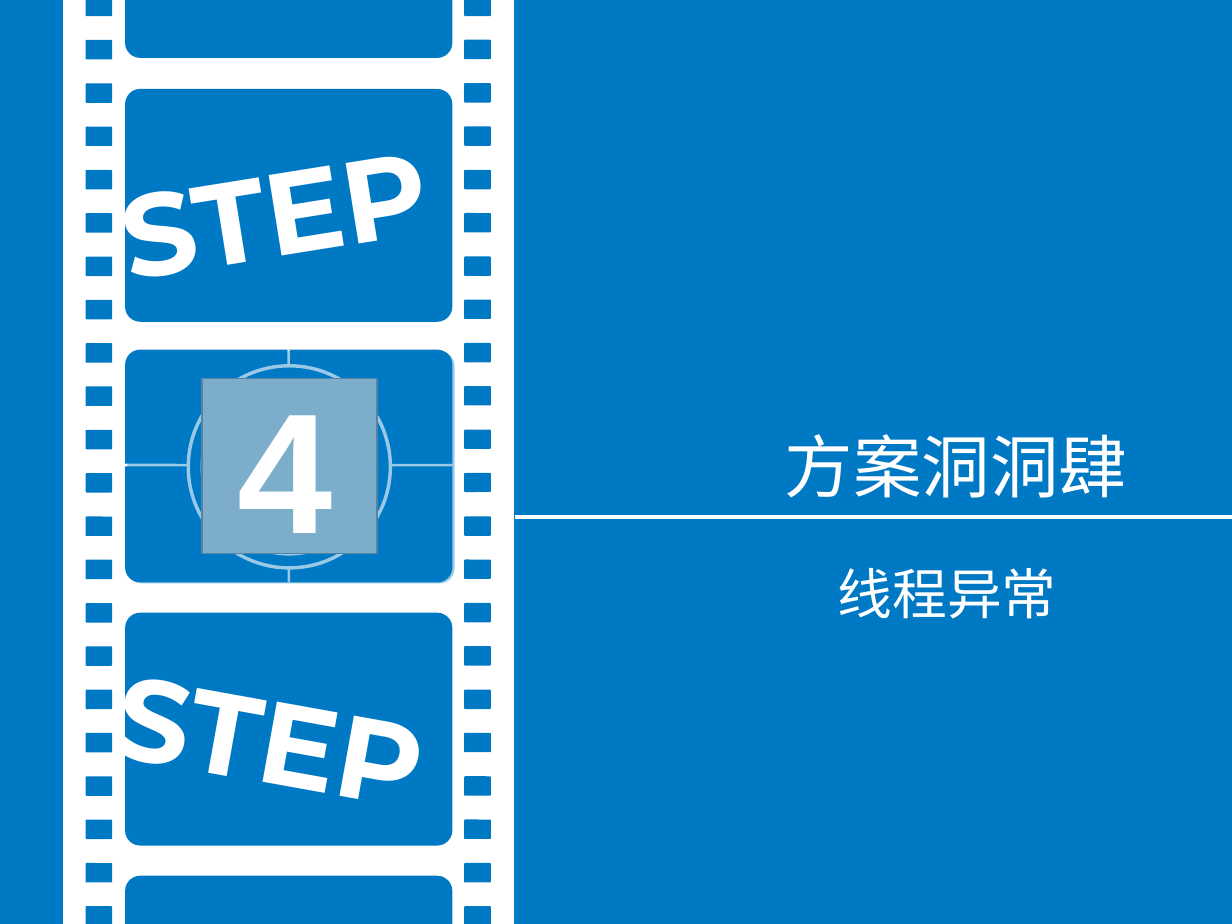
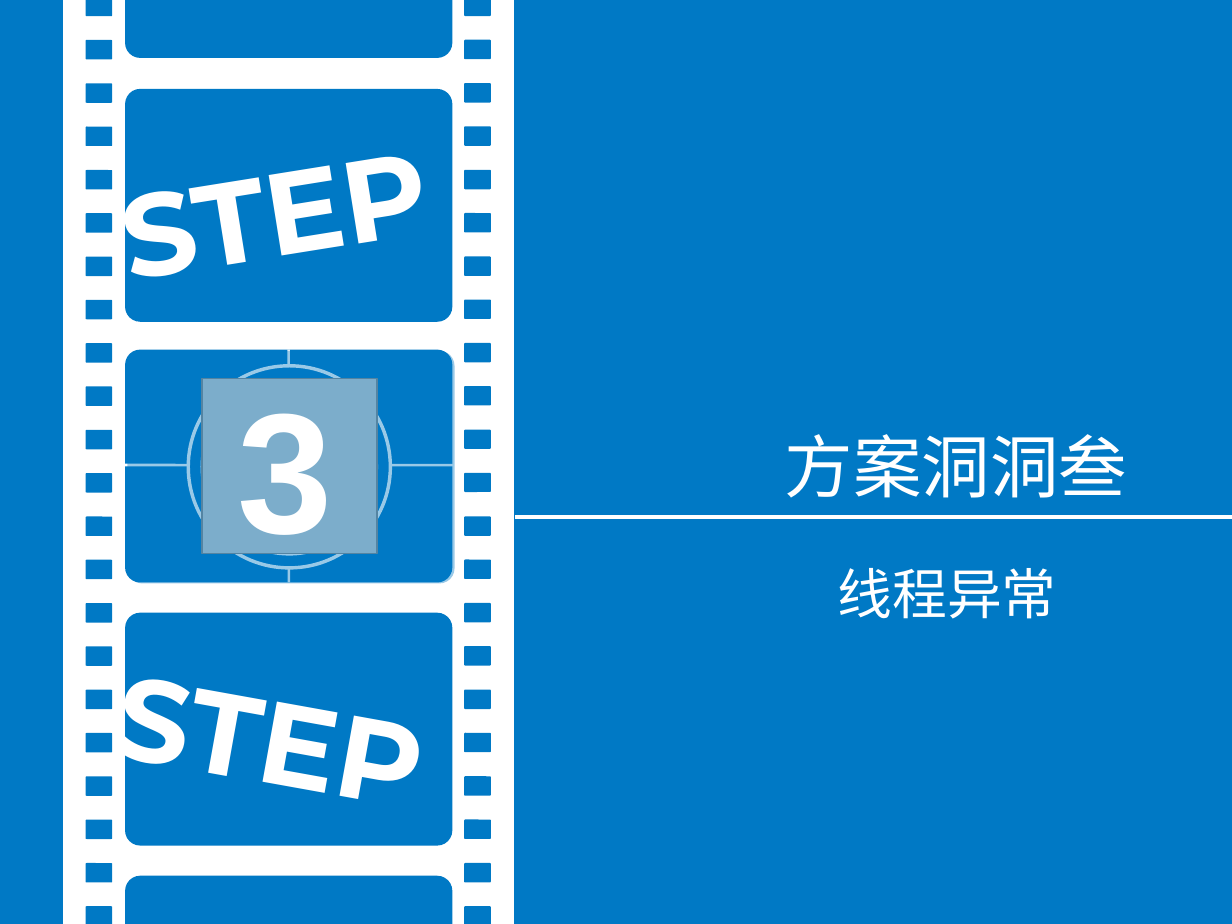
Before and after one commit to fuhaih/MyDiary, a slide deck: slide 14 of ppt/exception.ppt (slide 15 before the commit). Drawn at 1232x924 pixels with LibreOffice and Linux fonts; fonts in the diff are those of the drawing; grey boxes stand for pictures. Boxes give left, top, right and bottom in pixels: in the first picture for what was removed or moved away, otherwise in the second. Text is boxed around its words. In the diff, an @@ line names an element or a change of style, - is before the commit and + after.

Commit message:
add ppt

```diff
--- a/ppt/exception.ppt
+++ b/ppt/exception.ppt
@@ text at box(238, 413, 333, 564): text changed @@
-4
+3
@@ text at box(785, 434, 1127, 498): text changed @@
-方案洞洞肆
+方案洞洞叁
```
Also in this commit, not shown: 3 other slides changed, 6 slides added, 4 slides removed, 1 other file.
